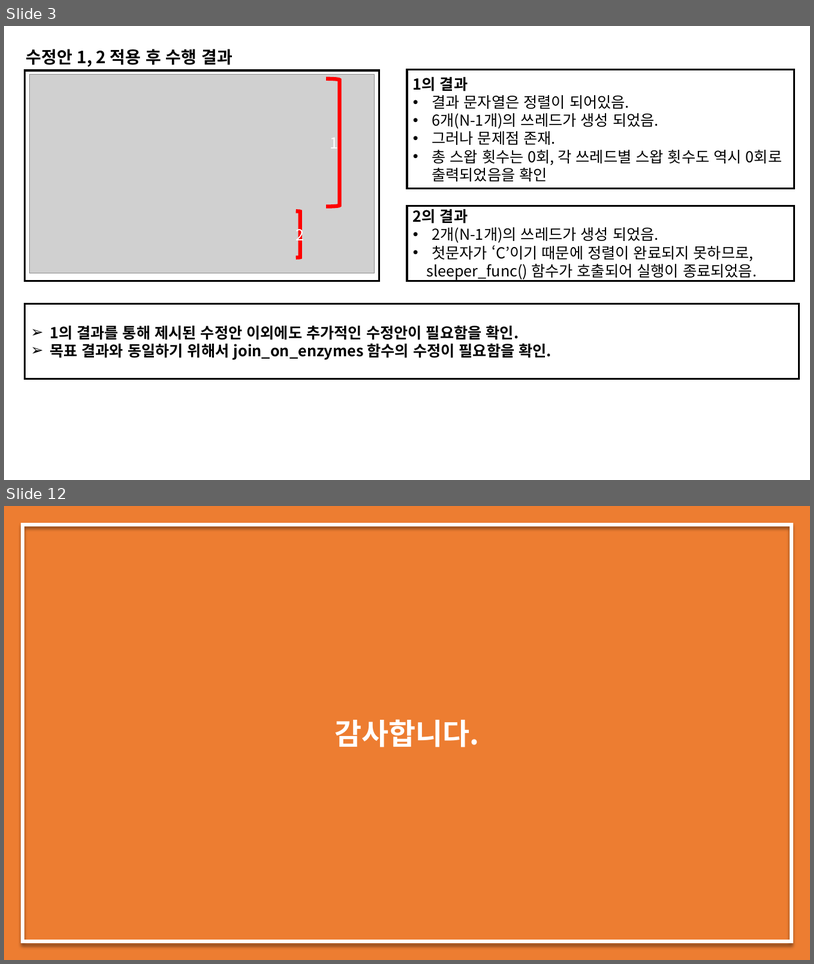
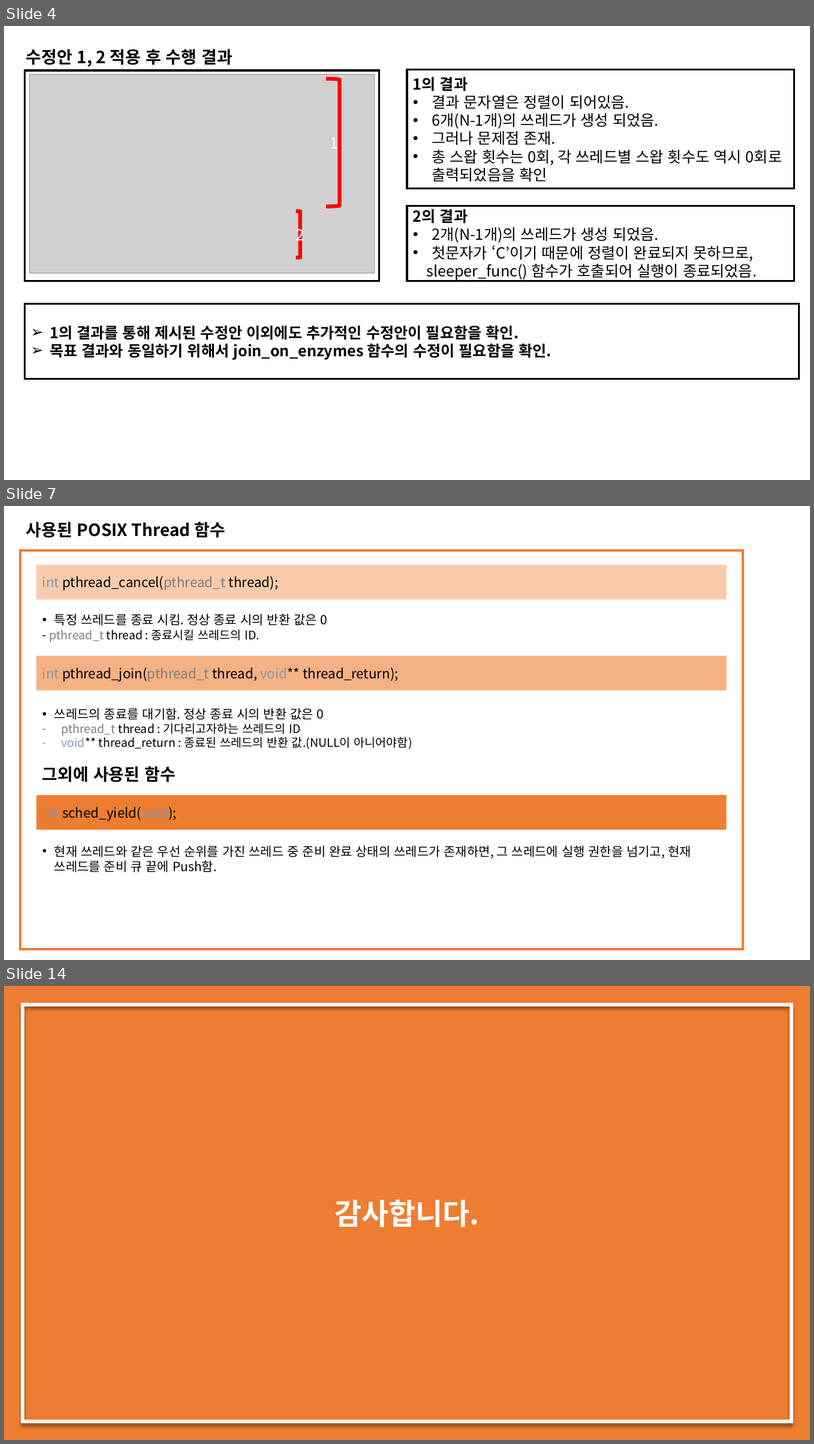
Before and after one commit to dudghks97/OS, a slide deck: 2016305078_최영환_os_report_02.pptx. Shown one above the other, each under a label of ours: slides 3 and 12 before the commit, slides 4, 7 and 14 after it; the slides between them are not shown. The pictures are 814x964 and 814x1444 pixels, drawn with LibreOffice and Linux fonts; fonts in the diff are those of the drawing; grey boxes stand for pictures. Boxes give left, top, right and bottom in pixels: in the first picture for what was removed or moved away, otherwise in the second. Text is boxed around its words. In the diff, an @@ line names an element or a change of style, - is before the commit and + after.

```diff
--- a/2016305078_최영환_os_report_02.pptx
+++ b/2016305078_최영환_os_report_02.pptx
@@ slide 7 added at [4, 506, 810, 960], background #FFFFFF @@
@@ text added at [26, 522, 225, 538], 20 pt, text #000000, bold @@
+사용된 POSIX Thread 함수
@@ rectangle added at [20, 550, 744, 949], outline #ED7D31 3 pt @@
@@ rectangle added at [36, 565, 728, 599], fill #F8CBAD, 16 pt, text #000000 @@
+int pthread_cancel(pthread_t thread);
@@ text added at [50, 613, 328, 642], 14 pt, text #000000 @@
+• 특정 쓰레드를 종료 시킴. 정상 종료 시의 반환 값은 0
+- pthread_t thread : 종료시킬 쓰레드의 ID.
@@ rectangle added at [36, 656, 728, 691], fill #F4B183, 16 pt, text #000000 @@
+int pthread_join(pthread_t thread, void** thread_return);
@@ text added at [54, 708, 413, 749], 14 pt, text #000000 @@
+• 쓰레드의 종료를 대기함. 정상 종료 시의 반환 값은 0
+– pthread_t thread : 기다리고자하는 쓰레드의 ID
+– void** thread_return : 종료된 쓰레드의 반환 값.(NULL이 아니어야함)
@@ text added at [42, 766, 176, 782], 20 pt, text #000000, bold @@
+그외에 사용된 함수
@@ rectangle added at [36, 795, 728, 829], fill #ED7D31, 16 pt, text #000000 @@
+int sched_yield(void);
@@ text added at [54, 845, 692, 872], 15 pt, text #000000 @@
+• 현재 쓰레드와 같은 우선 순위를 가진 쓰레드 중 준비 완료 상태의 쓰레드가 존재하면, 그 쓰레드에 실행 권한을 넘기고, 현재 쓰레드를 준비 큐 끝에 Push함.
@@ what was slide 3 is now slide 4 @@
@@ what was slide 12 is now slide 14 @@
```
Also in this commit, not shown: 3 slides changed, 7 other slides added, 6 slides removed, 3 other files.
